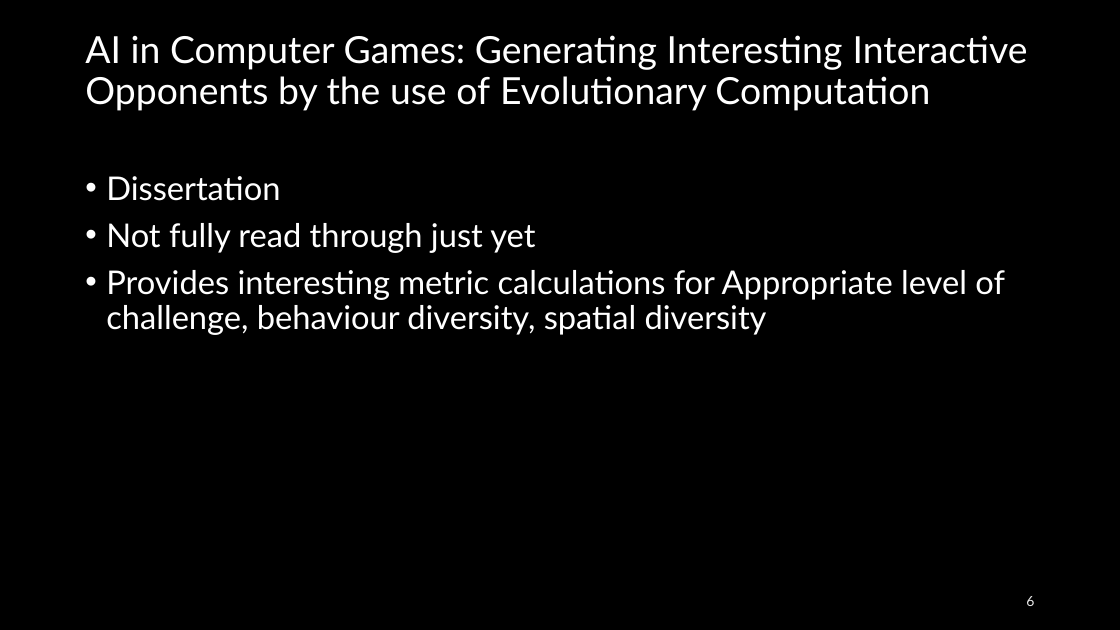
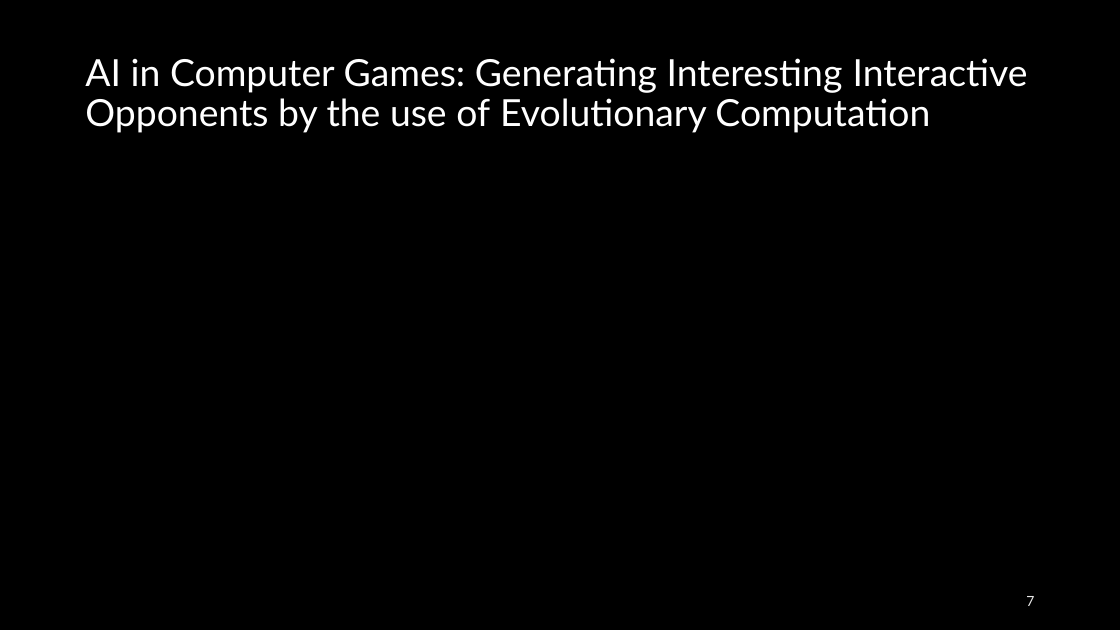
Before and after one commit to Raamxie/BGEN, a slide deck: slide 7 of Automatic generation of enemies in a survival computer.pptx (slide 6 before the commit). Drawn at 1120x630 pixels with LibreOffice and Linux fonts; fonts in the diff are those of the drawing; grey boxes stand for pictures. Boxes give left, top, right and bottom in pixels: in the first picture for what was removed or moved away, otherwise in the second. Text is boxed around its words. In the diff, an @@ line names an element or a change of style, - is before the commit and + after.

```diff
--- a/Automatic generation of enemies in a survival computer.pptx
+++ b/Automatic generation of enemies in a survival computer.pptx
@@ title "AI in Computer Games: Generating ...": place and size @@
-title "AI in Computer Games: Generating ..." at (85, 35, 1028, 111)
+title "AI in Computer Games: Generating ..." at (85, 58, 1028, 133)
@@ text removed at (106, 176, 1005, 335) @@
-• Dissertation
-• Not fully read through just yet
-• Provides interesting metric calculations for Appropriate level of challenge, behaviour diversity, spatial diversity
@@ page number at (1026, 596, 1034, 606): text changed @@
-6
+7
```
Also in this commit, not shown: 5 other slides changed, 6 slides added, 1 slide removed, 9 other files.
